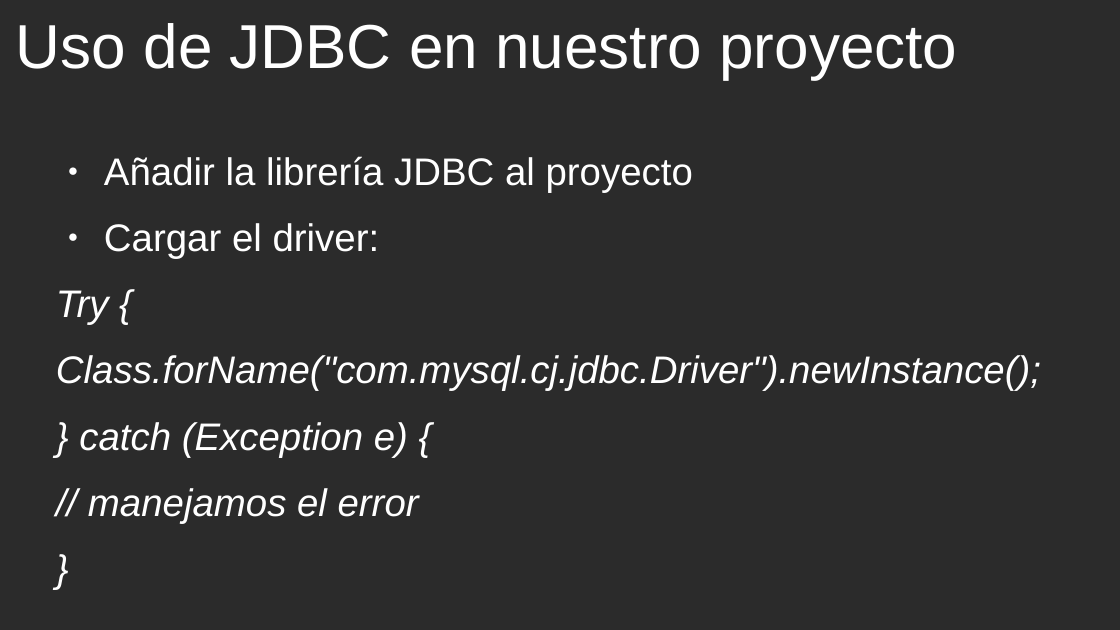
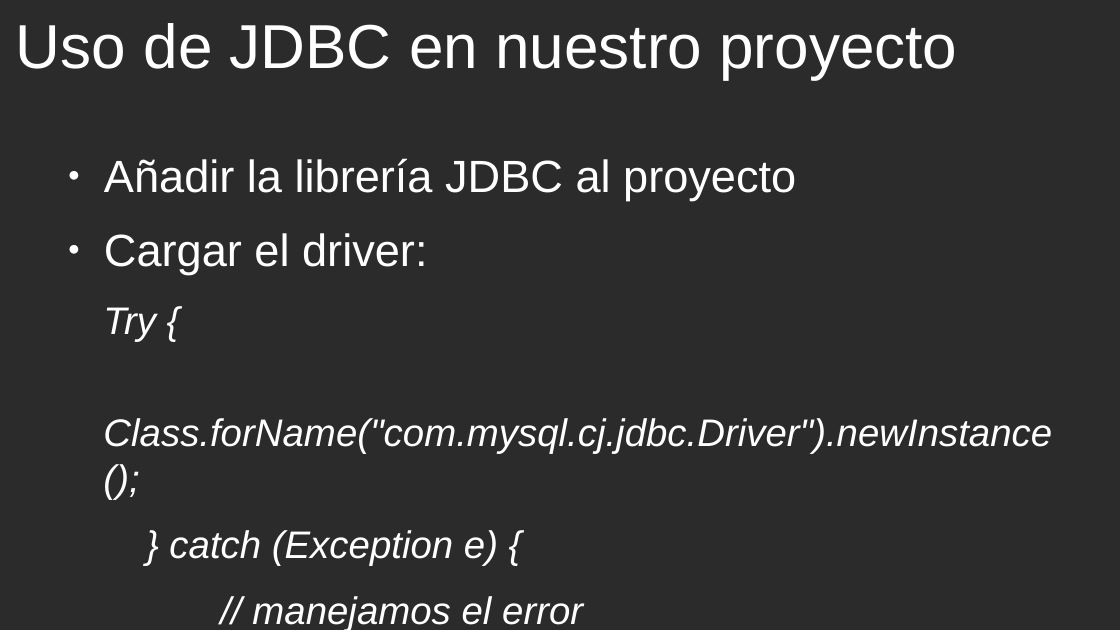
Before and after one commit to cmorenoruiz/ApuntesProgramacion, a slide deck: slide 19 of Unidad 13 Acceso a Bases de Datos/Acceso a BD Presentación para clase.odp. Drawn at 1120x630 pixels with LibreOffice and Linux fonts; fonts in the diff are those of the drawing; background and template pictures are left out; a plain dark background stands for a picture behind light text. Boxes give left, top, right and bottom in pixels: in the first picture for what was removed or moved away, otherwise in the second. Text is boxed around its words. In the diff, an @@ line names an element or a change of style, - is before the commit and + after.

Commit message:
Añadiendo concurrencia y navegabilidad en la Presentación. errores menores en la teoría de la U13

```diff
--- a/Unidad 13 Acceso a Bases de Datos/Acceso a BD Presentación para clase.odp
+++ b/Unidad 13 Acceso a Bases de Datos/Acceso a BD Presentación para clase.odp
@@ text "Añadir la librería JDBC al ..." at bbox=[104, 158, 796, 275]: size 27.2 to 32 pt @@
@@ text at bbox=[56, 290, 1041, 523]: paragraphs removed @@
-Try {
-Class.forName("com.mysql.cj.jdbc.Driver").newInstance();
-} catch (Exception e) {
-// manejamos el error
-}
@@ text added at bbox=[103, 307, 1052, 630], 27.2 pt, text #FFFFFF, italic @@
+Try {
+Class.forName("com.mysql.cj.jdbc.Driver").newInstance();
+} catch (Exception e) {
+// manejamos el error
+}
```
Also in this commit, not shown: 4 other slides changed, 7 slides added, 3 other files.
